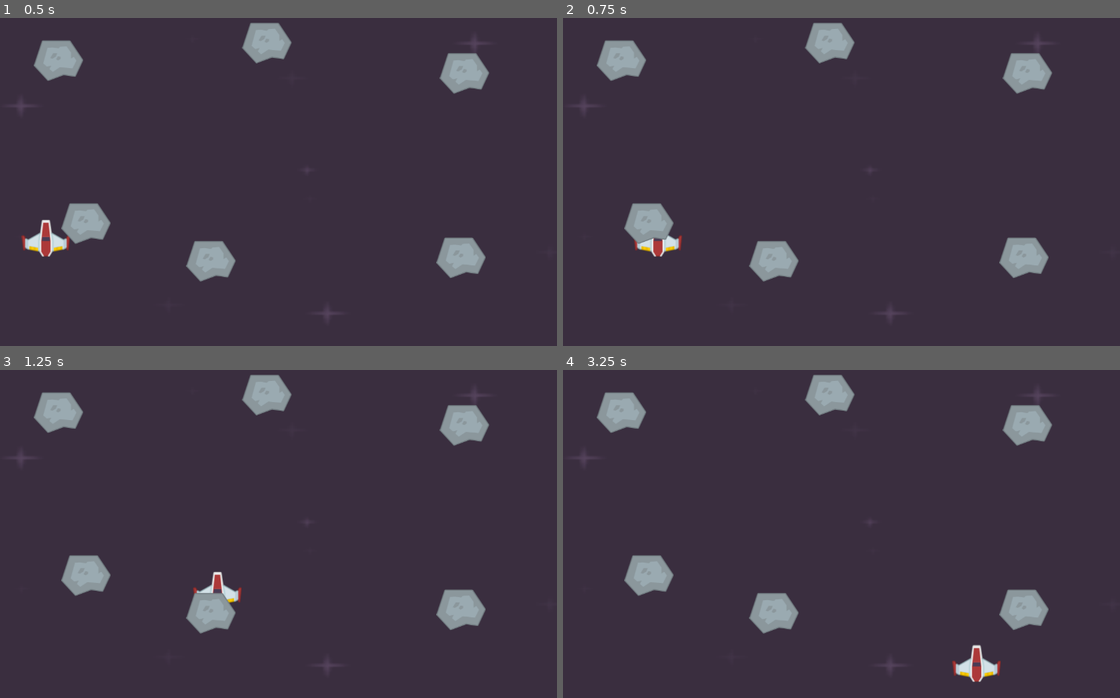
Above: before the commit, frames 1-4 (two rows, left to right).
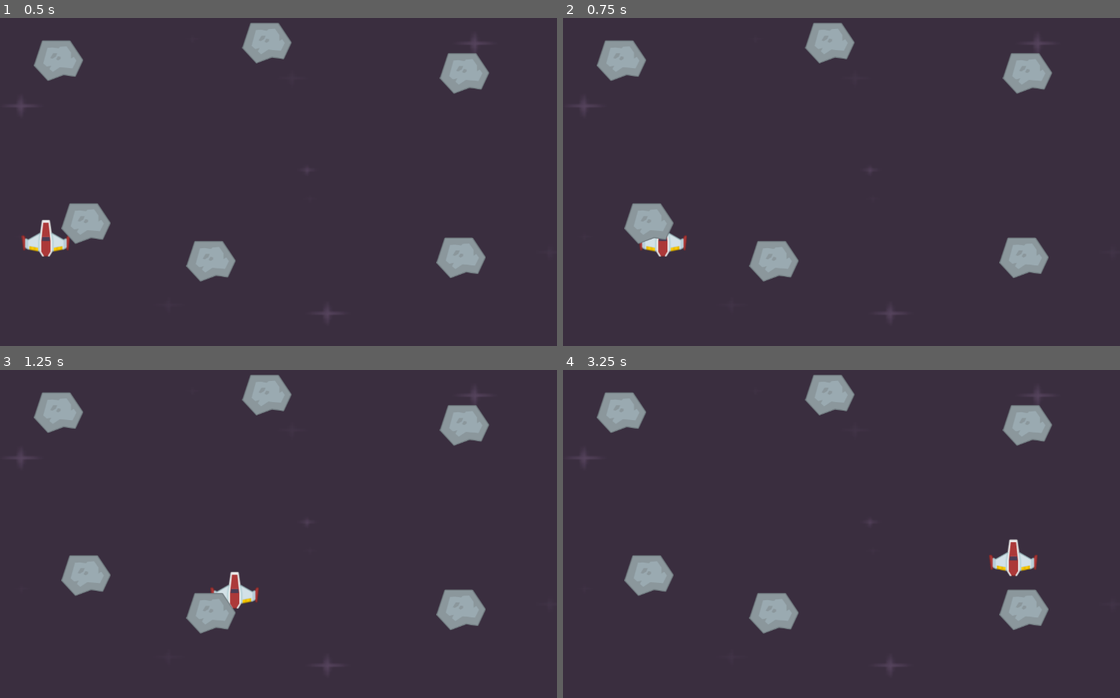
Above: after the commit, the same moments.

Repository: GenissonEmilio/space_ship_game_GODOT
Game: Godot game, scene res://scenes/level.tscn
Two runs of this game, one before a commit and one after it. Both use one fixed random seed, a clock stepped at 60 frames per second and the inputs below.
Inputs:
- Up to frame 1 (0.5 s): no input
- Up to frame 2 (0.75 s): tap Enter at 0.5 s; hold Right (right) from 0.53 s (still down)
- Up to frame 3 (1.25 s): keep holding Right (right)
- Up to frame 4 (3.25 s): release Right (right) at 1.28 s; hold Down (down) 1.28-2.03 s; hold Right (right) 2.03-2.78 s; hold Up (up) from 2.78 s (still down)

Frame 1 is identical in both runs. In frame 2, 0.3% of the frame differs, in the area x 12-23%, y 65-73%; in frame 3, 0.5%; in frame 4, 1.0%, in the area x 69-86%, y 51-96%.

Commit message:
finish class four

Diff:
--- /dev/null
+++ b/scenes/laser.tscn
@@ -0,0 +1,15 @@
+[gd_scene load_steps=3 format=3 uid="uid://cpc66oausn0j1"]
+
+[ext_resource type="Texture2D" uid="uid://2foyxj03nnxa" path="res://graphics/lasers/laserBlue01.png" id="1_xmihv"]
+
+[sub_resource type="CapsuleShape2D" id="CapsuleShape2D_a7dhc"]
+radius = 4.0
+height = 54.0
+
+[node name="Laser" type="Area2D"]
+
+[node name="Sprite2D" type="Sprite2D" parent="."]
+texture = ExtResource("1_xmihv")
+
+[node name="CollisionShape2D" type="CollisionShape2D" parent="."]
+shape = SubResource("CapsuleShape2D_a7dhc")
--- /dev/null
+++ b/scenes/level.gd
@@ -0,0 +1,6 @@
+extends Node2D
+
+
+
+func _on_timer_timeout() -> void:
+		print("meteor");
--- a/scenes/level.tscn
+++ b/scenes/level.tscn
@@ -1,10 +1,18 @@
-[gd_scene load_steps=4 format=3 uid="uid://cup1dsufd3ln6"]
+[gd_scene load_steps=7 format=3 uid="uid://cup1dsufd3ln6"]
 
+[ext_resource type="Script" uid="uid://dx47la1bu1as4" path="res://scenes/level.gd" id="1_mx8sn"]
 [ext_resource type="Texture2D" uid="uid://bdu2m6fcmblwi" path="res://graphics/start/darkPurple.png" id="1_w7c3h"]
 [ext_resource type="PackedScene" uid="uid://ctkj5cfqeujtc" path="res://scenes/player.tscn" id="2_w8frs"]
 [ext_resource type="PackedScene" uid="uid://b3a2vrqseuxtv" path="res://scenes/meteor.tscn" id="3_w8frs"]
 
+[sub_resource type="RectangleShape2D" id="RectangleShape2D_w8frs"]
+size = Vector2(20, 720)
+
+[sub_resource type="RectangleShape2D" id="RectangleShape2D_mx8sn"]
+size = Vector2(1280, 20)
+
 [node name="Level" type="Node2D"]
+script = ExtResource("1_mx8sn")
 
 [node name="BG" type="Sprite2D" parent="."]
 position = Vector2(642, 360)
@@ -12,6 +20,7 @@
 texture = ExtResource("1_w7c3h")
 
 [node name="Player" parent="." instance=ExtResource("2_w8frs")]
+position = Vector2(589, 356)
 
 [node name="Meteor" parent="." instance=ExtResource("3_w8frs")]
 position = Vector2(126, 137)
@@ -30,3 +39,39 @@
 
 [node name="Meteor6" parent="." instance=ExtResource("3_w8frs")]
 position = Vector2(947, 540)
+
+[node name="Borders" type="Node2D" parent="."]
+position = Vector2(170, 55)
+
+[node name="StaticBody2D" type="StaticBody2D" parent="Borders"]
+position = Vector2(562, 159)
+
+[node name="CollisionShape2D" type="CollisionShape2D" parent="Borders/StaticBody2D"]
+position = Vector2(561, 144)
+shape = SubResource("RectangleShape2D_w8frs")
+
+[node name="StaticBody2D2" type="StaticBody2D" parent="Borders"]
+position = Vector2(422, 198)
+
+[node name="CollisionShape2D" type="CollisionShape2D" parent="Borders/StaticBody2D2"]
+position = Vector2(-596, 110)
+shape = SubResource("RectangleShape2D_w8frs")
+
+[node name="StaticBody2D3" type="StaticBody2D" parent="Borders"]
+position = Vector2(422, 198)
+
+[node name="CollisionShape2D" type="CollisionShape2D" parent="Borders/StaticBody2D3"]
+position = Vector2(51, -262)
+shape = SubResource("RectangleShape2D_mx8sn")
+
+[node name="StaticBody2D4" type="StaticBody2D" parent="Borders"]
+position = Vector2(422, 198)
+
+[node name="CollisionShape2D" type="CollisionShape2D" parent="Borders/StaticBody2D4"]
+position = Vector2(51, 475)
+shape = SubResource("RectangleShape2D_mx8sn")
+
+[node name="Timer" type="Timer" parent="."]
+autostart = true
+
+[connection signal="timeout" from="Timer" to="." method="_on_timer_timeout"]
--- /dev/null
+++ b/scenes/meteor.gd
@@ -0,0 +1,10 @@
+extends Area2D
+
+
+
+func _on_body_entered(body: Node2D) -> void:
+	print("Body entered");
+
+
+func _on_timer_timeout() -> void:
+	print("foi foi")
--- a/scenes/meteor.tscn
+++ b/scenes/meteor.tscn
@@ -1,8 +1,18 @@
-[gd_scene load_steps=2 format=3 uid="uid://b3a2vrqseuxtv"]
+[gd_scene load_steps=4 format=3 uid="uid://b3a2vrqseuxtv"]
 
+[ext_resource type="Script" uid="uid://bjq10r2onmy2x" path="res://scenes/meteor.gd" id="1_pxso2"]
 [ext_resource type="Texture2D" uid="uid://dwsphy7utxq3" path="res://graphics/Meteors/meteorGrey_big1.png" id="1_tcwo0"]
 
-[node name="Meteor" type="Node2D"]
+[sub_resource type="CircleShape2D" id="CircleShape2D_tcwo0"]
+radius = 42.4264
+
+[node name="Meteor" type="Area2D"]
+script = ExtResource("1_pxso2")
 
 [node name="MetorImage" type="Sprite2D" parent="."]
 texture = ExtResource("1_tcwo0")
+
+[node name="CollisionShape2D" type="CollisionShape2D" parent="."]
+shape = SubResource("CircleShape2D_tcwo0")
+
+[connection signal="body_entered" from="." to="." method="_on_body_entered"]
--- a/scenes/player.gd
+++ b/scenes/player.gd
@@ -1,6 +1,6 @@
-extends Node2D
+extends CharacterBody2D
 
-@export var speed: int = 500;
+@export var speed: int = 550;
 
 # Called when the node enters the scene tree for the first time.
 func _ready() -> void:
@@ -10,4 +10,5 @@
 # Called every frame. 'delta' is the elapsed time since the previous frame.
 func _process(delta: float) -> void:
 	var direction = Input.get_vector("left", "right", "up", "down");
-	position += direction * speed * delta;
+	velocity = direction * speed;
+	move_and_slide();
--- a/scenes/player.tscn
+++ b/scenes/player.tscn
@@ -3,8 +3,11 @@
 [ext_resource type="Texture2D" uid="uid://dws1vlvbgktxw" path="res://graphics/ship/playerShip1_red.png" id="1_3vyb7"]
 [ext_resource type="Script" uid="uid://qfmmv65pryhn" path="res://scenes/player.gd" id="1_g2els"]
 
-[node name="Player" type="Node2D"]
+[node name="Player" type="CharacterBody2D"]
 script = ExtResource("1_g2els")
 
 [node name="PlayerImage" type="Sprite2D" parent="."]
 texture = ExtResource("1_3vyb7")
+
+[node name="CollisionPolygon2D" type="CollisionPolygon2D" parent="."]
+polygon = PackedVector2Array(-8, -36, 7, -36, 11, -11, 35, 2, 47, -5, 45, 23, 42, 19, 35, 23, 14, 27, 7, 37, -7, 37, -13, 27, -36, 23, -42, 18, -44, 23, -46, -4, -42, 0, -37, 3, -11, -11)
Not shown, added: scenes/level.gd.uid
Not shown, added: scenes/meteor.gd.uid
